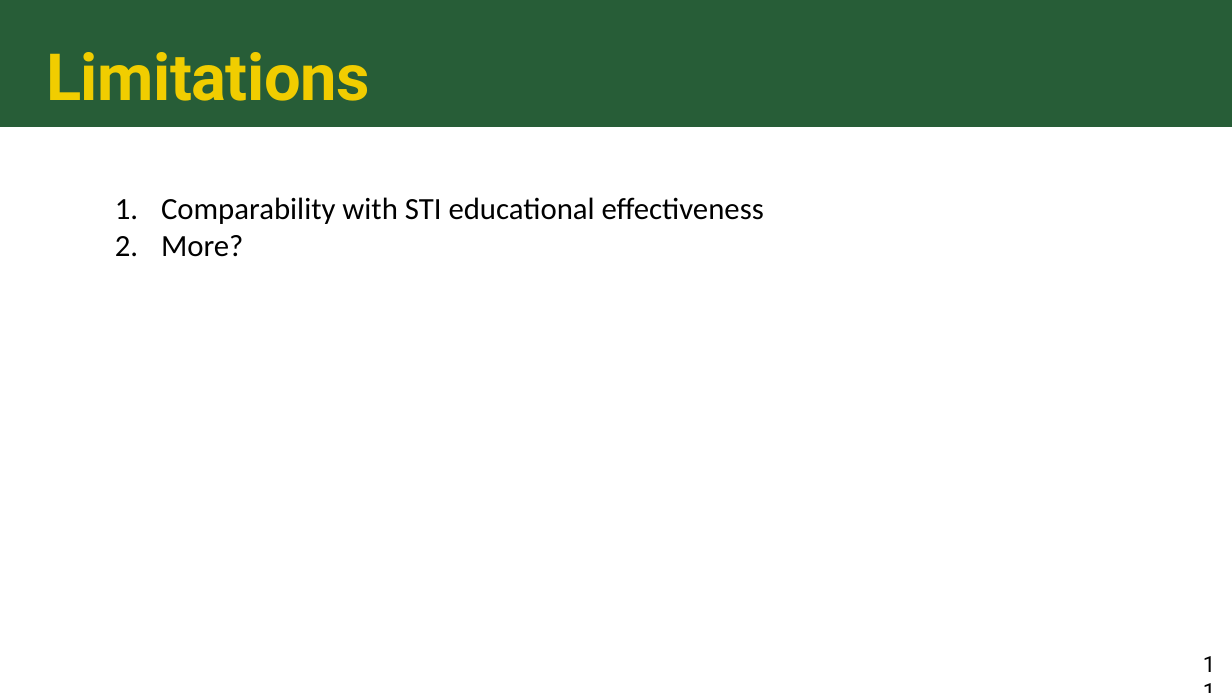
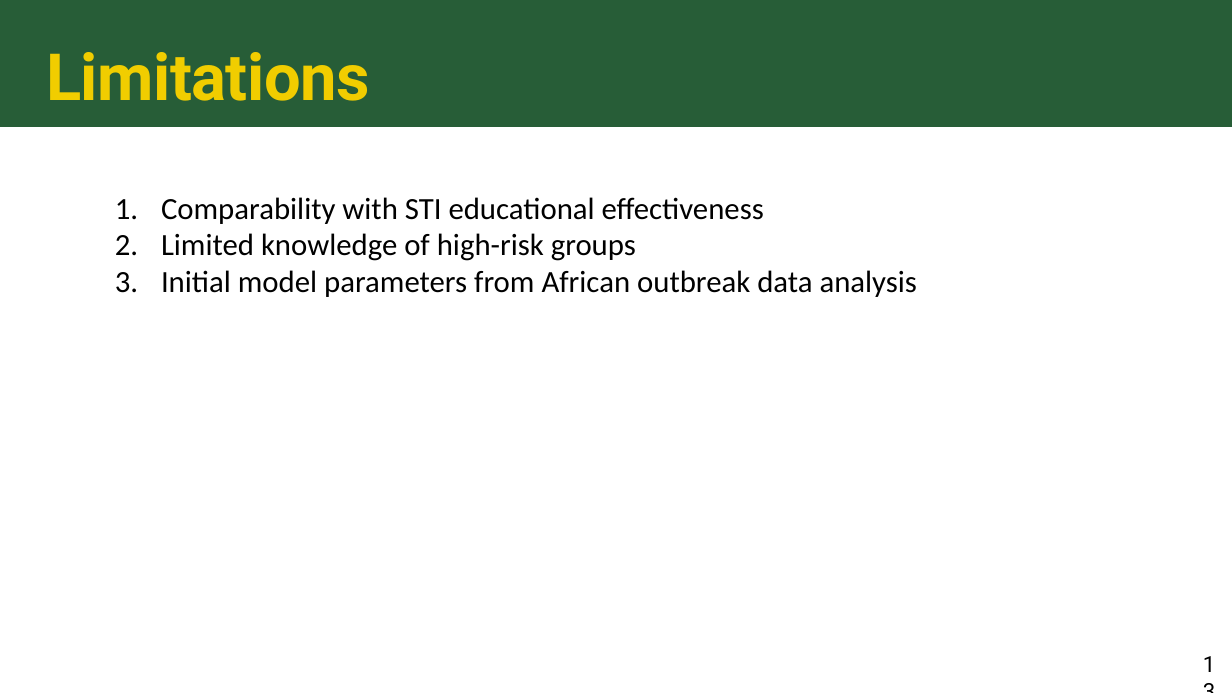
Before and after one commit to colbychristian/mpox_sier, a slide deck: slide 13 of Mpox_education_PPT.pptx (slide 11 before the commit). Drawn at 1232x693 pixels with LibreOffice and Linux fonts; fonts in the diff are those of the drawing. Boxes give left, top, right and bottom in pixels: in the first picture for what was removed or moved away, otherwise in the second. Text is boxed around its words. In the diff, an @@ line names an element or a change of style, - is before the commit and + after.

```diff
--- a/Mpox_education_PPT.pptx
+++ b/Mpox_education_PPT.pptx
@@ text at (161,233,917,297): text changed @@
-2. More?
+2. Limited knowledge of high-risk groups
+3. Initial model parameters from African outbreak data analysis
```
Also in this commit, not shown: 9 other slides changed, 6 slides added, 4 slides removed.
